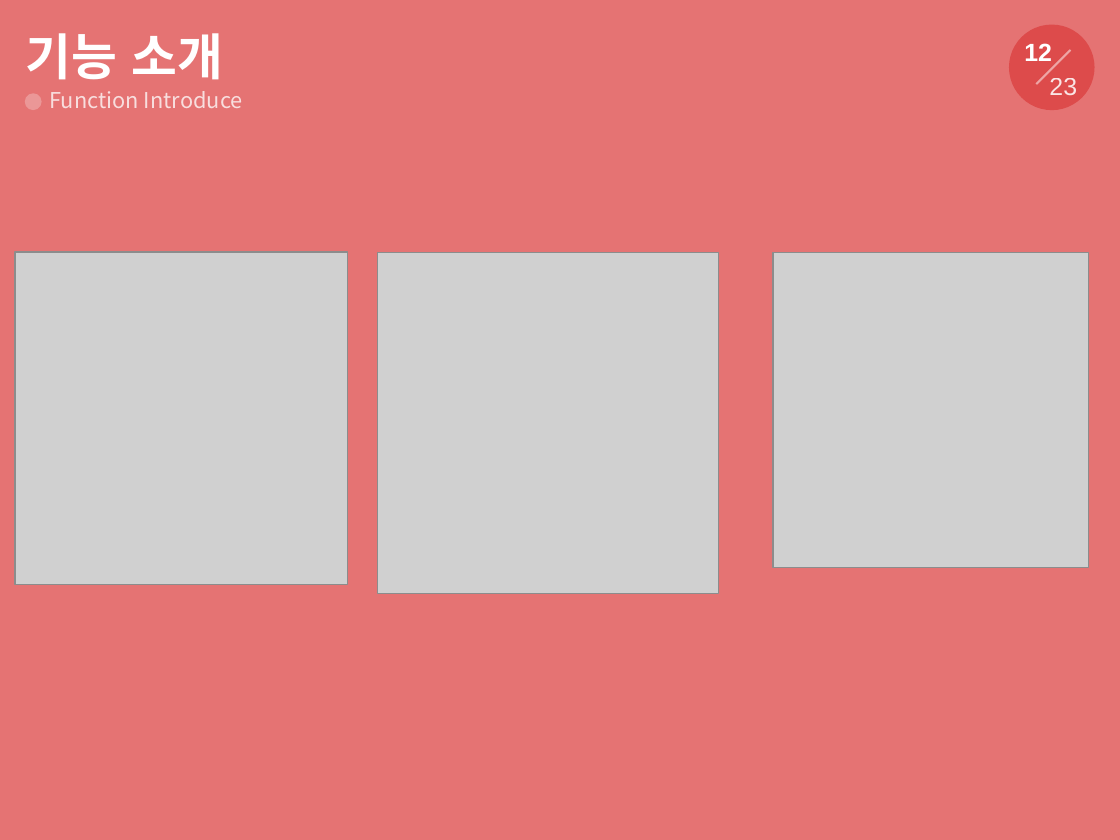
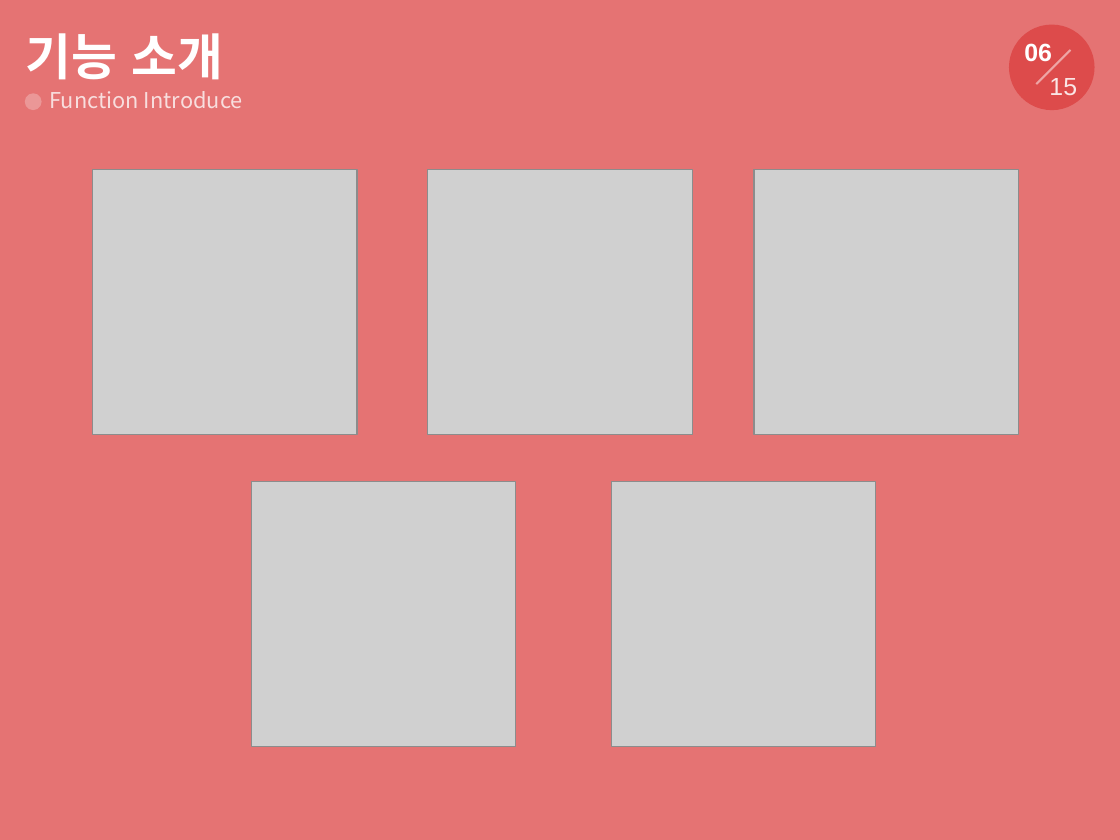
Before and after one commit to tornadoblot/Kangwondo, a slide deck: slide 6 of ppt/효돌이ppt.pptx (slide 12 before the commit). Drawn at 1120x840 pixels with LibreOffice and Linux fonts; fonts in the diff are those of the drawing; grey boxes stand for pictures. Boxes give left, top, right and bottom in pixels: in the first picture for what was removed or moved away, otherwise in the second. Text is boxed around its words. In the diff, an @@ line names an element or a change of style, - is before the commit and + after.

```diff
--- a/ppt/효돌이ppt.pptx
+++ b/ppt/효돌이ppt.pptx
@@ text at (1024, 43, 1052, 61): text changed @@
-12
+06
@@ text at (1049, 78, 1077, 95): text changed @@
-23
+15
@@ picture added at (93, 170, 357, 435) @@
@@ picture added at (428, 170, 692, 435) @@
@@ picture added at (754, 170, 1018, 435) @@
@@ picture removed at (15, 252, 347, 585) @@
@@ picture removed at (377, 253, 719, 595) @@
@@ picture removed at (773, 252, 1089, 568) @@
@@ picture added at (251, 482, 515, 746) @@
@@ picture added at (612, 482, 876, 746) @@
```
Also in this commit, not shown: 9 other slides changed, 8 slides removed.
